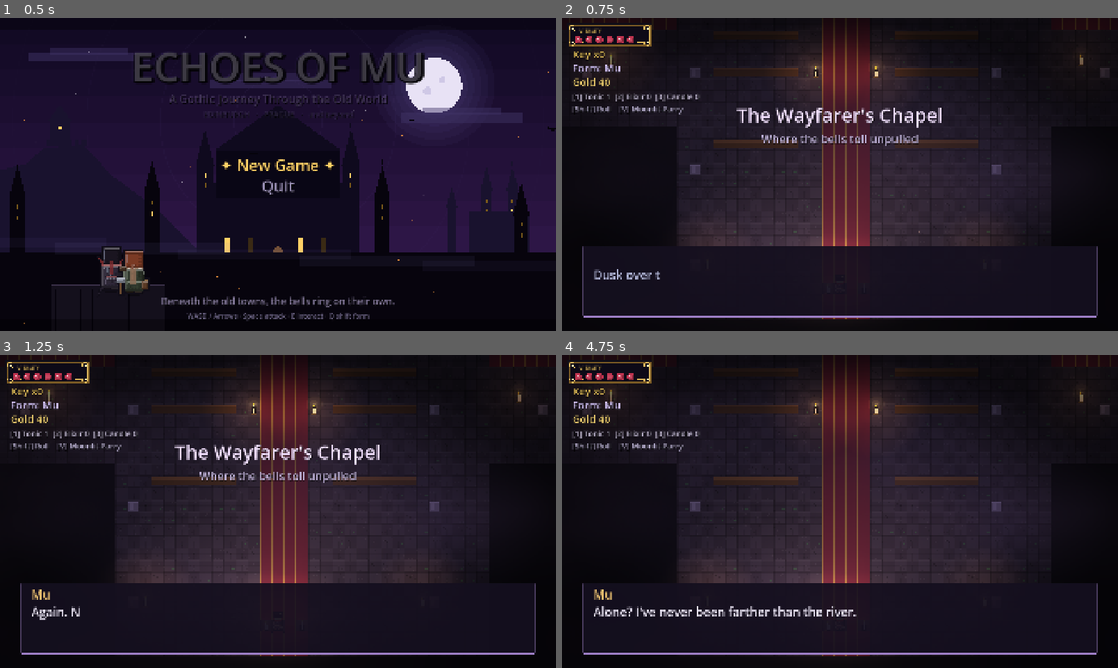
Above: before the commit, frames 1-4 (two rows, left to right).
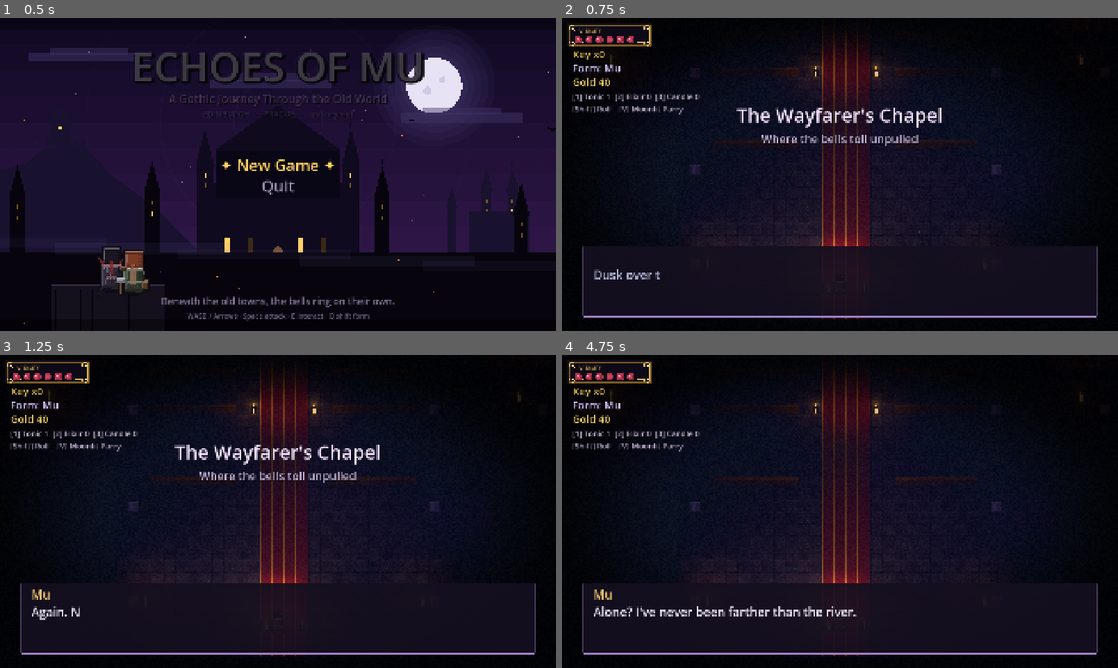
Above: after the commit, the same moments.

Repository: muhyrule/echoes-of-mu-game
Game: Godot game, scene res://src/scenes/menu/MainMenu.tscn
Two runs of this game, one before a commit and one after it. Both use one fixed random seed, a clock stepped at 60 frames per second and the inputs below.
Inputs:
- Up to frame 1 (0.5 s): no input
- Up to frame 2 (0.75 s): tap Enter (ui_accept) at 0.5 s; hold D (move_right) from 0.53 s (still down); tap Q (form) at 0.6 s
- Up to frame 3 (1.25 s): keep holding D (move_right); tap Enter (ui_accept) at 0.77, 1.07 s
- Up to frame 4 (4.75 s): release D (move_right) at 1.28 s; hold S (move_down) 1.28-2.03 s; tap Space (attack) at 1.35 s; tap Enter (ui_accept) at 1.52, 1.82, 3.02, 3.32, 3.77, 4.07, 4.52 s; tap Q (form) at 1.55, 2.3, 2.85, 3.8, 4.55 s; hold D (move_right) 2.03-2.78 s; tap Shift (dodge) at 2.1 s; hold W (move_up) 2.78-3.53 s; hold V (guard) 3.53-4.28 s; hold A (move_left) from 3.53 s (still down); tap E (interact) at 4.35 s

Frame 1 is identical in both runs. In frame 2, 24% of the frame differs, in the area x 1-100%, y 0-97%; in frame 3, 24%; in frame 4, 25%, in the area x 1-99%, y 0-97%.

Commit message:
Gritty gothic post-processing grade: bloom, grain, vignette, split-toning, darker ambient
Co-authored-by: Copilot App <223556219+Copilot@users.noreply.github.com>

Diff:
--- /dev/null
+++ b/src/core/post.gd
@@ -0,0 +1,21 @@
+extends CanvasLayer
+## Full-screen gritty gothic grade applied beneath the HUD.
+
+var mat: ShaderMaterial
+var t := 0.0
+
+
+func _ready() -> void:
+	layer = 5
+	var r := ColorRect.new()
+	r.set_anchors_preset(Control.PRESET_FULL_RECT)
+	r.mouse_filter = Control.MOUSE_FILTER_IGNORE
+	mat = ShaderMaterial.new()
+	mat.shader = load("res://src/core/post.gdshader")
+	r.material = mat
+	add_child(r)
+
+
+func _process(delta: float) -> void:
+	t += delta
+	mat.set_shader_parameter("time", t)
--- /dev/null
+++ b/src/core/post.gdshader
@@ -0,0 +1,44 @@
+shader_type canvas_item;
+// Gritty gothic grade: desaturation, crushed blacks, split-toning, soft bloom, edge aberration, vignette, film grain.
+
+uniform sampler2D screen_tex : hint_screen_texture, filter_linear_mipmap;
+uniform float time = 0.0;
+uniform float grit = 1.0;
+uniform vec3 shadow_tint = vec3(0.05, 0.07, 0.14);
+uniform vec3 high_tint = vec3(1.04, 0.97, 0.88);
+
+float hash(vec2 p) {
+	return fract(sin(dot(p, vec2(12.9898, 78.233))) * 43758.5453);
+}
+
+void fragment() {
+	vec2 uv = SCREEN_UV;
+	vec2 c = uv - 0.5;
+	float r2 = dot(c, c);
+	vec2 ab = c * r2 * 0.012;
+	vec3 col;
+	col.r = texture(screen_tex, uv + ab).r;
+	col.g = texture(screen_tex, uv).g;
+	col.b = texture(screen_tex, uv - ab).b;
+
+	vec3 bloom = vec3(0.0);
+	for (int i = 0; i < 8; i++) {
+		float a = float(i) * 0.785398;
+		bloom += textureLod(screen_tex, uv + vec2(cos(a), sin(a)) * 0.006, 2.0).rgb;
+	}
+	bloom = max(bloom / 8.0 - vec3(0.42), vec3(0.0));
+	col += bloom * 0.9;
+
+	float l = dot(col, vec3(0.299, 0.587, 0.114));
+	col = mix(vec3(l), col, 0.78);
+	col = (col - 0.5) * (1.0 + 0.22 * grit) + 0.5;
+	col = max(col - 0.03 * grit, vec3(0.0));
+	col = pow(col, vec3(1.12));
+	col = mix(col * high_tint, col + shadow_tint * (1.0 - smoothstep(0.0, 0.5, l)), 1.0 - smoothstep(0.0, 0.6, l));
+
+	float vig = smoothstep(0.18, 0.62, r2 * 1.9);
+	col *= 1.0 - vig * 0.62;
+	float g = hash(uv * vec2(1920.0, 1080.0) + fract(time) * 100.0) - 0.5;
+	col += g * 0.045 * grit * (1.0 - l * 0.6);
+	COLOR = vec4(col, 1.0);
+}
--- a/src/scenes/world/level.gd
+++ b/src/scenes/world/level.gd
@@ -7,6 +7,7 @@
 const ArenaFxScript = preload("res://src/entities/arena_fx.gd")
 const DungeonScript = preload("res://src/entities/dungeon.gd")
 const SignsScript = preload("res://src/entities/signs.gd")
+const PostScript = preload("res://src/core/post.gd")
 const ArenaMechScript = preload("res://src/entities/arena_mech.gd")
 const GiantScript = preload("res://src/entities/giant.gd")
 const PropScript = preload("res://src/entities/prop.gd")
@@ -361,12 +362,16 @@
 	hud.set_script(HudScript)
 	hud.level = self
 	layer.add_child(hud)
+	var post := CanvasLayer.new()
+	post.set_script(PostScript)
+	add_child(post)
 
 
 func _setup_atmosphere() -> void:
 	var tint := CanvasModulate.new()
 	tint_node = tint
 	tint.color = {"vault": Color(0.38, 0.4, 0.56), "prague": Color(0.46, 0.46, 0.52), "chapel": Color(0.55, 0.5, 0.62), "town_e": Color(0.5, 0.52, 0.68), "town_p": Color(0.62, 0.56, 0.58), "interior": Color(0.78, 0.68, 0.62)}[theme]
+	tint.color *= Color(0.86, 0.86, 0.9, 1.0)
 	tint_base = tint.color
 	add_child(tint)
 	var lamp := Art.make_light(Color("ffd9a0"), 2.0, 1.0)
